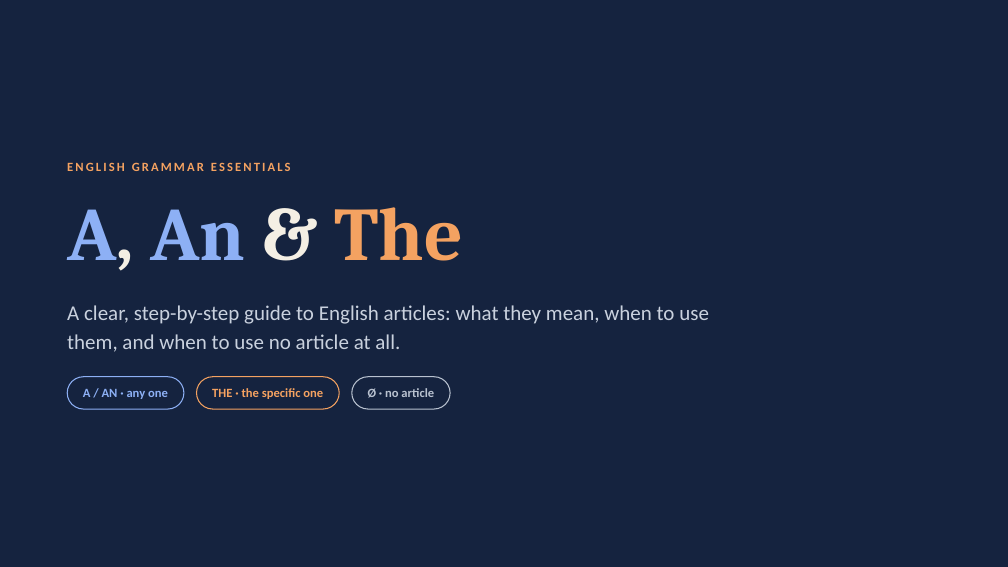
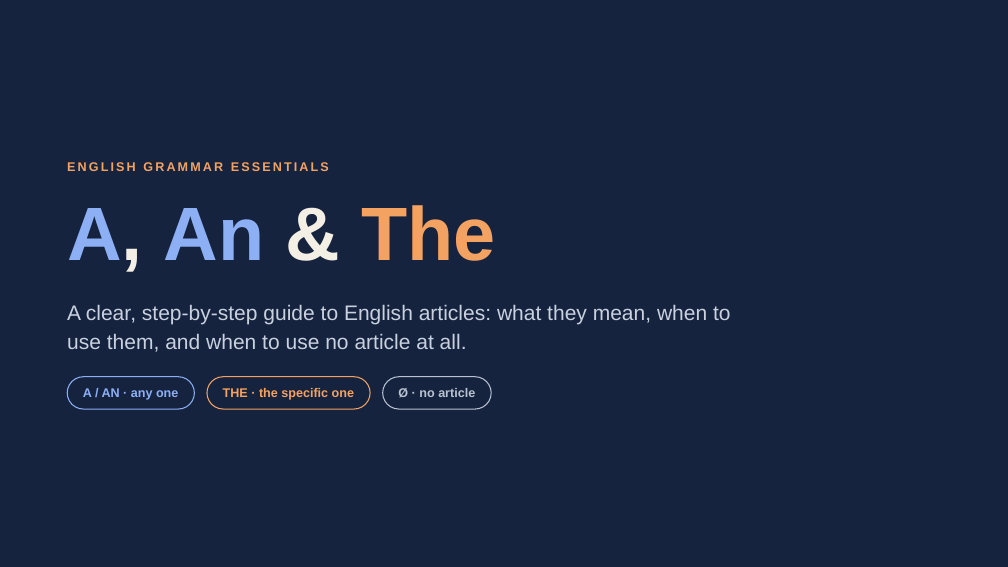
Before and after one commit to adizmurodov/About-ME, a slide deck: slide 1 of articles/Articles-A-An-The.pptx. Drawn at 1008x567 pixels with LibreOffice and Linux fonts; fonts in the diff are those of the drawing. Boxes give left, top, right and bottom in pixels: in the first picture for what was removed or moved away, otherwise in the second. Text is boxed around its words. In the diff, an @@ line names an element or a change of style, - is before the commit and + after.

```diff
--- a/articles/Articles-A-An-The.pptx
+++ b/articles/Articles-A-An-The.pptx
@@ text "A, An & The" at (67, 205, 495, 272): font Cambria to Arial @@
@@ rounded rectangle: place and size @@
-rounded rectangle at (67, 377, 184, 409)
+rounded rectangle at (67, 377, 194, 409)
@@ rounded rectangle: place and size @@
-rounded rectangle at (197, 377, 340, 409)
+rounded rectangle at (207, 377, 371, 409)
@@ text "THE · the specific one": place and size @@
-text "THE · the specific one" at (212, 388, 323, 399)
+text "THE · the specific one" at (223, 388, 354, 400)
@@ rounded rectangle: place and size @@
-rounded rectangle at (352, 377, 450, 409)
+rounded rectangle at (383, 377, 492, 409)
@@ font Calibri to Arial in 5 elements at (67, 162, 329, 171), (67, 304, 731, 352), (83, 388, 178, 400), (223, 388, 354, 400), (398, 388, 475, 397) @@
@@ text "Ø · no article": place and size @@
-text "Ø · no article" at (368, 388, 434, 398)
+text "Ø · no article" at (398, 388, 475, 397)
```
Also in this commit, not shown: 21 other slides changed, 1 other file.
